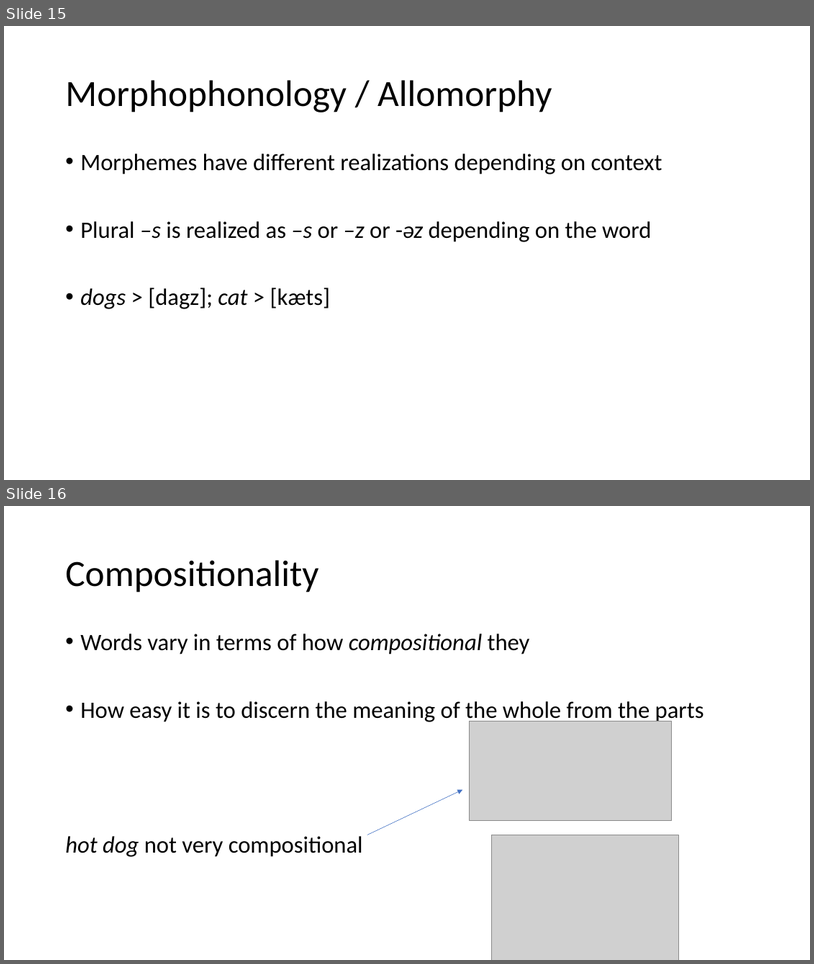
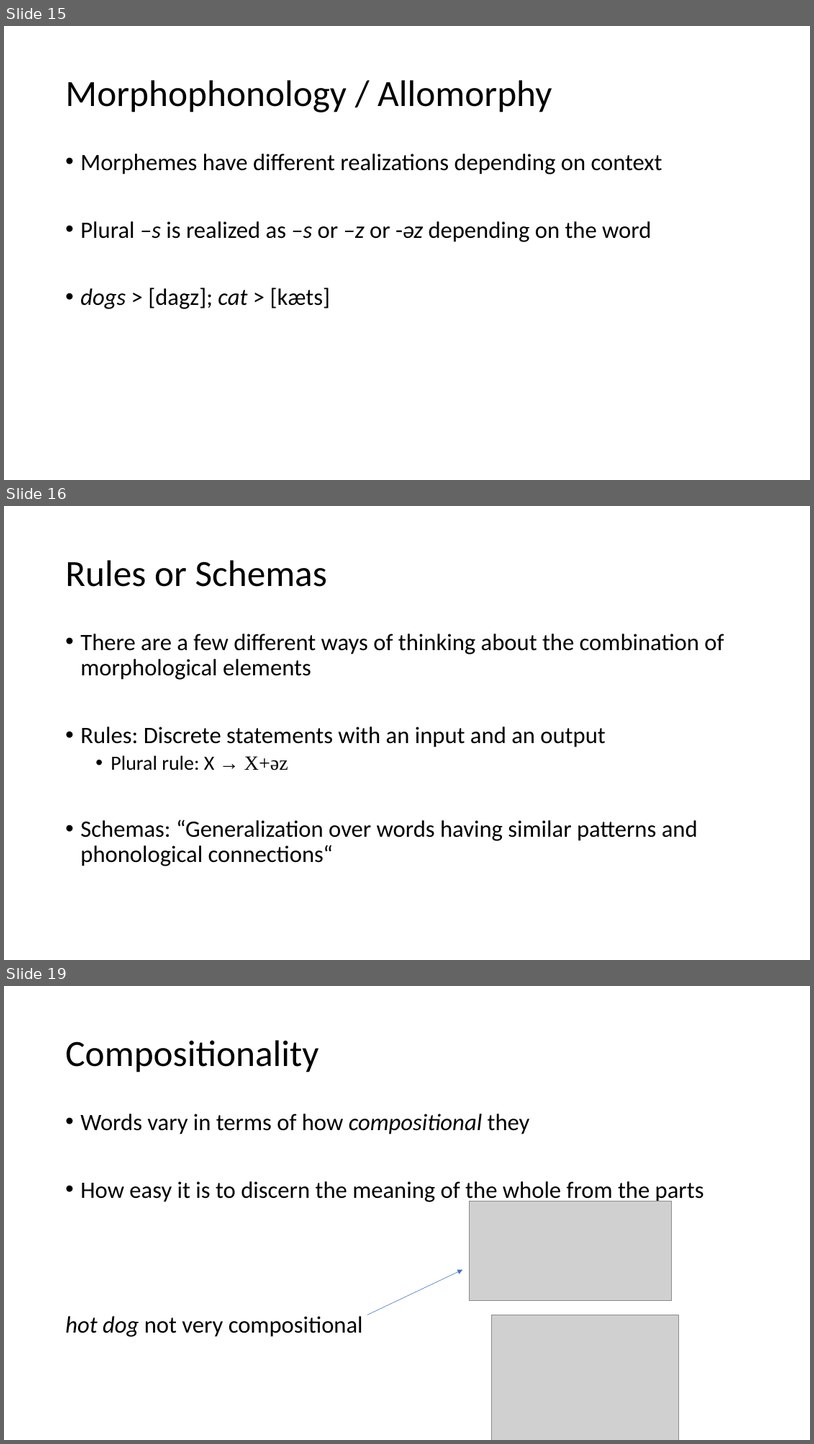
Before and after one commit to ajrtallman/Corpus_Linguistics_FSU_2023-2024, a slide deck: 03_lectures/Corpus Linguistics_2023_11_10.pptx. Shown one above the other, each under a label of ours: slides 15 and 16 before the commit, slides 15, 16 and 19 after it; the slides between them are not shown. The pictures are 814x964 and 814x1444 pixels, drawn with LibreOffice and Linux fonts; fonts in the diff are those of the drawing; grey boxes stand for pictures. Boxes give left, top, right and bottom in pixels: in the first picture for what was removed or moved away, otherwise in the second. Text is boxed around its words. In the diff, an @@ line names an element or a change of style, - is before the commit and + after.

```diff
--- a/03_lectures/Corpus Linguistics_2023_11_10.pptx
+++ b/03_lectures/Corpus Linguistics_2023_11_10.pptx
@@ slide 16 added at <box>4,506,810,960</box>, background #FFFFFF @@
@@ title added at <box>65,560,327,587</box>, 44 pt, text #000000 @@
+Rules or Schemas
@@ text added at <box>80,633,724,866</box>, 28 pt, text #000000 @@
+• There are a few different ways of thinking about the combination of morphological elements
+• Rules: Discrete statements with an input and an output
+  • Plural rule: X → X+əz
+• Schemas: “Generalization over words having similar patterns and phonological connections“
@@ what was slide 16 is now slide 19 @@
```
Also in this commit, not shown: 6 slides changed, 19 other slides added, 2 slides removed.
